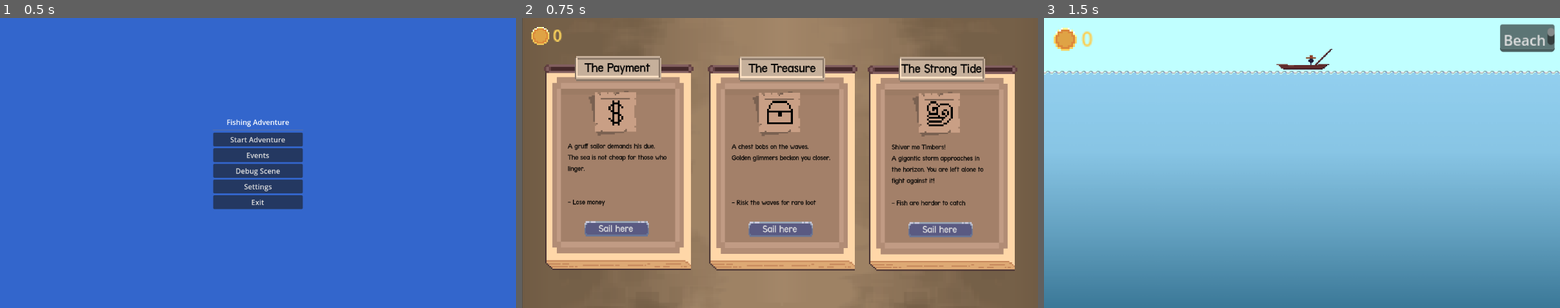
Above: before the commit, frames 1-3 (left to right).
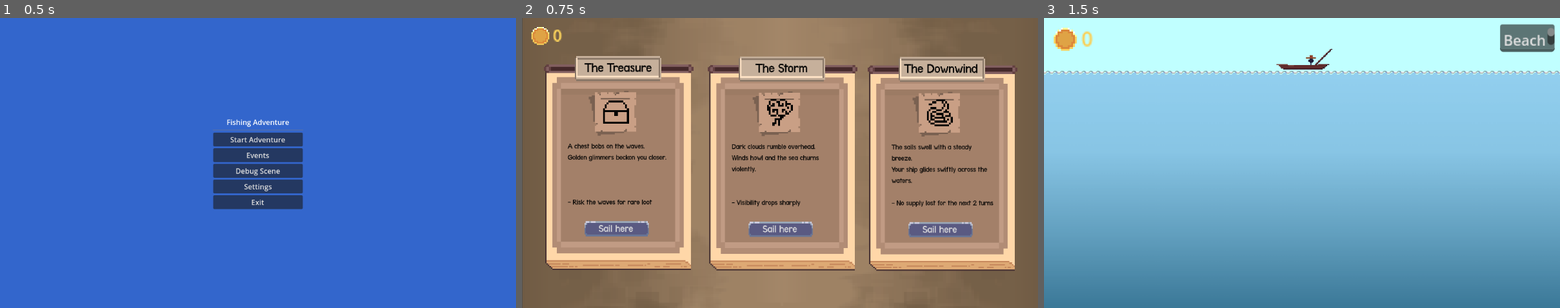
Above: after the commit, the same moments.

Repository: Gugaapo/fishing_game
Game: Godot game, scene res://scenes/main_menu.tscn
The game is run twice, just before and just after one commit, with the same random seed, the same clock (stepped at 60 frames per second) and the same inputs.
Inputs:
- Up to frame 1 (0.5 s): no input
- Up to frame 2 (0.75 s): click "Events" at 0.5 s
- Up to frame 3 (1.5 s): click "Sail here" at 1.25 s

Frame 1 is identical in both runs. In frame 2, 3.4% of the frame differs, in the area x 8-92%, y 15-66%; in frame 3, nothing differs.

Commit message:
unknown event

Diff:
--- /dev/null
+++ b/events_data/unknown.tres
@@ -0,0 +1,12 @@
+[gd_resource type="Resource" script_class="EventData" load_steps=3 format=3 uid="uid://dnlkmcbavwmw7"]
+
+[ext_resource type="Script" path="res://scripts/event_scripts/EventData.gd" id="1_2c18e"]
+[ext_resource type="Texture2D" uid="uid://ccr3ubw6o21uq" path="res://assets/sprites/eventos/questionmark.png" id="1_tso86"]
+
+[resource]
+script = ExtResource("1_2c18e")
+name = "???"
+description = "The seas are too treacherous to see what comes ahead...
+Will you risk your luck?"
+tip = " - Unknown event"
+image = ExtResource("1_tso86")
--- a/scenes/fishing_scene/debug_scene.tscn
+++ b/scenes/fishing_scene/debug_scene.tscn
@@ -1,6 +1,7 @@
-[gd_scene load_steps=13 format=3 uid="uid://cfd2yhkg7texu"]
+[gd_scene load_steps=15 format=3 uid="uid://cfd2yhkg7texu"]
 
 [ext_resource type="Script" path="res://scripts/fishing_scripts/debug_scene_controller.gd" id="1_script"]
+[ext_resource type="Texture2D" uid="uid://bfyc7ntifu2f7" path="res://assets/brackeys_platformer_assets/sprites/world_tileset.png" id="2_xpaf7"]
 [ext_resource type="Script" path="res://scripts/fishing_scripts/FishSpawner.gd" id="3_n6o05"]
 [ext_resource type="PackedScene" uid="uid://b0p1j4pm1s36b" path="res://scenes/fishing_scene/fishes/fish_baiacu.tscn" id="4_23wvb"]
 [ext_resource type="PackedScene" uid="uid://cdnqtebfupj62" path="res://scenes/fishing_scene/boat.tscn" id="5_8rwe7"]
@@ -14,7 +15,138 @@
 [sub_resource type="WorldBoundaryShape2D" id="WorldBoundaryShape2D_ttqpa"]
 distance = -11.0
 
+[sub_resource type="TileSetAtlasSource" id="TileSetAtlasSource_pygva"]
+texture = ExtResource("2_xpaf7")
+0:0/0 = 0
+1:0/0 = 0
+2:0/0 = 0
+3:0/0 = 0
+4:0/0 = 0
+5:0/0 = 0
+6:0/0 = 0
+7:0/0 = 0
+8:0/0 = 0
+9:0/0 = 0
+10:0/0 = 0
+11:0/0 = 0
+0:1/0 = 0
+1:1/0 = 0
+2:1/0 = 0
+3:1/0 = 0
+4:1/0 = 0
+5:1/0 = 0
+6:1/0 = 0
+7:1/0 = 0
+8:1/0 = 0
+9:1/0 = 0
+10:1/0 = 0
+11:1/0 = 0
+0:2/0 = 0
+1:2/0 = 0
+2:2/0 = 0
+3:2/0 = 0
+4:2/0 = 0
+5:2/0 = 0
+6:2/0 = 0
+7:2/0 = 0
+8:2/0 = 0
+9:2/0 = 0
+10:2/0 = 0
+11:2/0 = 0
+0:3/0 = 0
+1:3/0 = 0
+2:3/0 = 0
+5:3/0 = 0
+6:3/0 = 0
+7:3/0 = 0
+8:3/0 = 0
+9:3/0 = 0
+0:4/0 = 0
+1:4/0 = 0
+2:4/0 = 0
+3:4/0 = 0
+4:4/0 = 0
+5:4/0 = 0
+6:4/0 = 0
+7:4/0 = 0
+8:4/0 = 0
+9:4/0 = 0
+0:5/0 = 0
+1:5/0 = 0
+2:5/0 = 0
+3:5/0 = 0
+4:5/0 = 0
+5:5/0 = 0
+6:5/0 = 0
+7:5/0 = 0
+8:5/0 = 0
+1:6/0 = 0
+2:6/0 = 0
+3:6/0 = 0
+4:6/0 = 0
+5:6/0 = 0
+6:6/0 = 0
+7:6/0 = 0
+8:6/0 = 0
+0:7/0 = 0
+1:7/0 = 0
+3:7/0 = 0
+5:7/0 = 0
+6:7/0 = 0
+7:7/0 = 0
+8:7/0 = 0
+0:8/0 = 0
+1:8/0 = 0
+2:8/0 = 0
+3:8/0 = 0
+4:8/0 = 0
+5:8/0 = 0
+6:8/0 = 0
+7:8/0 = 0
+8:8/0 = 0
+0:9/0 = 0
+1:9/0 = 0
+2:9/0 = 0
+3:9/0 = 0
+4:9/0 = 0
+5:9/0 = 0
+6:9/0 = 0
+7:9/0 = 0
+0:10/0 = 0
+1:10/0 = 0
+2:10/0 = 0
+3:10/0 = 0
+4:10/0 = 0
+6:10/0 = 0
+0:11/0 = 0
+1:11/0 = 0
+2:11/0 = 0
+3:11/0 = 0
+4:11/0 = 0
+5:11/0 = 0
+0:12/0 = 0
+1:12/0 = 0
+2:12/0 = 0
+3:12/0 = 0
+4:12/0 = 0
+0:13/0 = 0
+1:13/0 = 0
+2:13/0 = 0
+3:13/0 = 0
+4:13/0 = 0
+5:13/0 = 0
+0:14/0 = 0
+1:14/0 = 0
+2:14/0 = 0
+3:14/0 = 0
+4:14/0 = 0
+0:15/0 = 0
+1:15/0 = 0
+2:15/0 = 0
+3:15/0 = 0
+
 [sub_resource type="TileSet" id="TileSet_g7faa"]
+sources/0 = SubResource("TileSetAtlasSource_pygva")
 
 [node name="guilherme_tutorial" type="Control"]
 layout_mode = 3
@@ -38,7 +170,7 @@
 shape = SubResource("WorldBoundaryShape2D_ttqpa")
 
 [node name="TileMap" type="TileMap" parent="."]
-modulate = Color(1, 1, 1, 0.462745)
+modulate = Color(1, 1, 1, 0.603922)
 z_index = 1
 tile_set = SubResource("TileSet_g7faa")
 format = 2
--- a/scripts/event_scripts/events.gd
+++ b/scripts/event_scripts/events.gd
@@ -13,7 +13,8 @@
 	"The Shoal",
 	"The Storm",
 	"The Strong Tide",
-	"The Treasure"
+	"The Treasure",
+	"???"
 ]
 
 var rng: RandomNumberGenerator = RandomNumberGenerator.new()
Binary file added: assets/sprites/eventos/questionmark.png
Not shown, added: assets/sprites/eventos/questionmark.png.import
Not shown, added: export_presets.cfg
